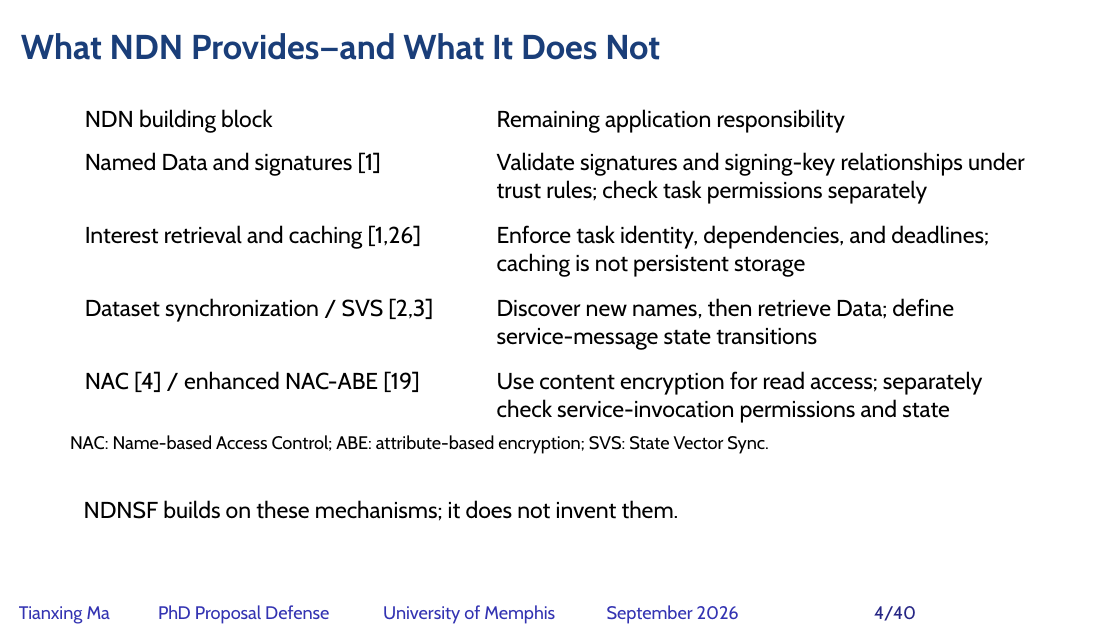
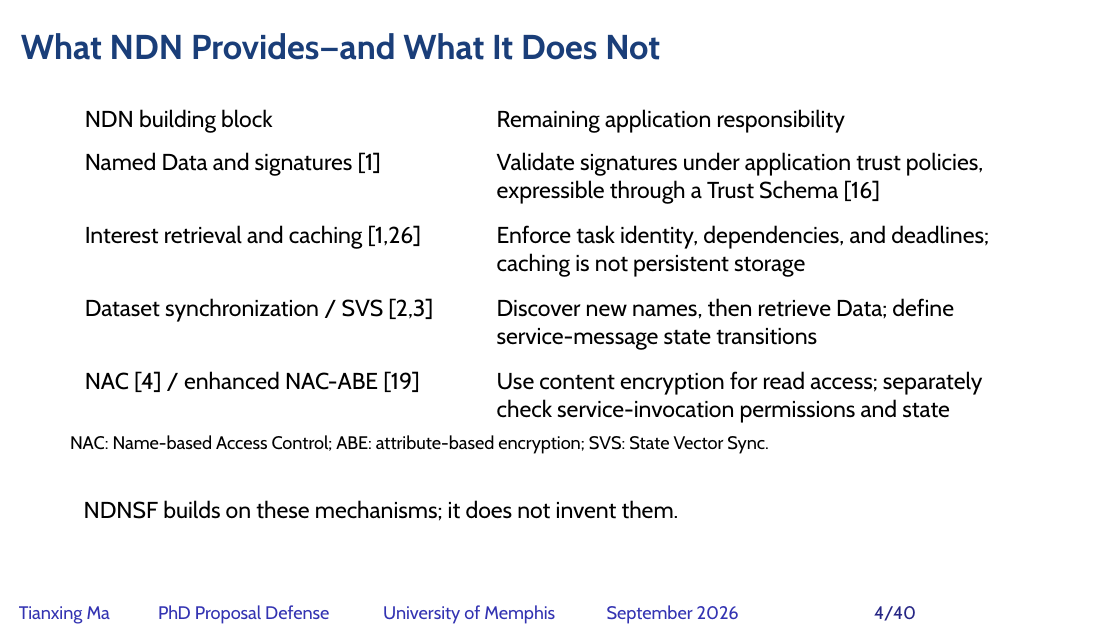
Before and after one commit to matianxing1992/NDN_Service_Framework, a slide deck: slide 4 of docs/PAPER/proposal-defense/slides/NDNSF_proposal_hybrid_editable.pptx. Drawn at 1120x630 pixels with LibreOffice and Linux fonts; fonts in the diff are those of the drawing; background and template pictures are left out. Boxes give left, top, right and bottom in pixels: in the first picture for what was removed or moved away, otherwise in the second. Text is boxed around its words. In the diff, an @@ line names an element or a change of style, - is before the commit and + after.

```diff
--- a/docs/PAPER/proposal-defense/slides/NDNSF_proposal_hybrid_editable.pptx
+++ b/docs/PAPER/proposal-defense/slides/NDNSF_proposal_hybrid_editable.pptx
@@ text at <box>497,152,983,204</box>: text changed @@
-Validate signatures and signing-key relationships under trust rules; check task permissions separately
+Validate signatures under application trust policies, expressible through a Trust Schema [16]
```
Also in this commit, not shown: 4 other slides changed, 26 other files.
